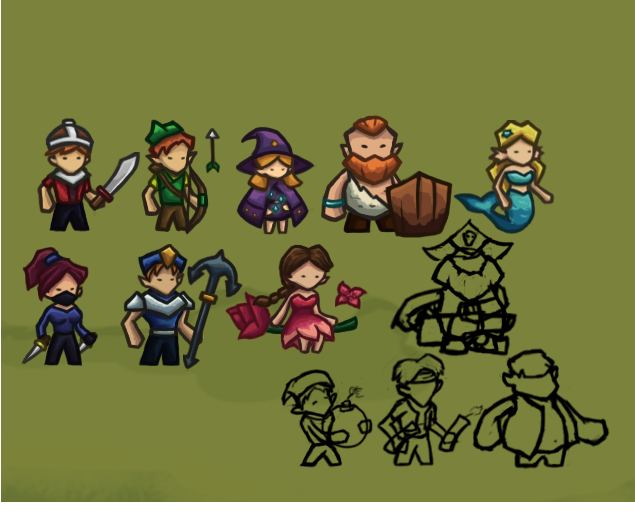
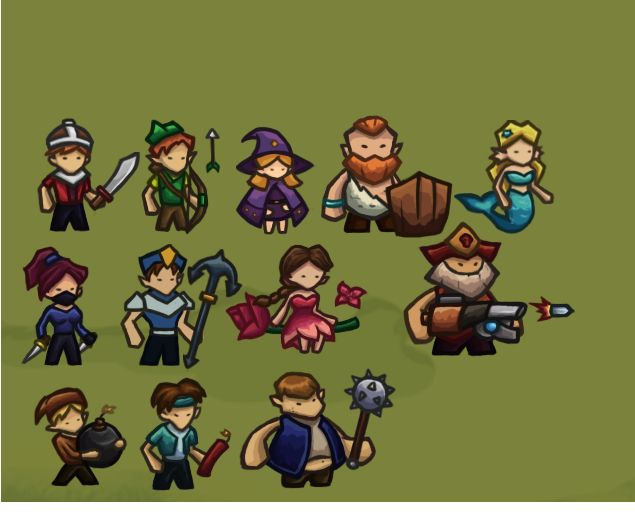
The second 635 x 512 image is a revision of the first. Changes to its layers:
removed layer "Layer 133" from group "Group 57" over [left=420, top=244, right=508, bottom=358]
added group "Group 63" with 4 layers in group "unit_captain" over [left=403, top=220, right=525, bottom=358]
added layer "Layer 165" in group "Group 63" over [left=403, top=220, right=525, bottom=357]
added layer "Layer 166" (25%) in group "Group 63" over [left=415, top=238, right=523, bottom=358]
added layer "Layer 168" in group "Group 63" over [left=411, top=225, right=522, bottom=355]
added layer "Layer 164" in group "Group 63" over [left=405, top=222, right=523, bottom=356]
added group "unit_stupid" with 11 layers above "unit_bomb" over [left=239, top=367, right=397, bottom=489]
moved "Group 56" into group "unit_stupid" over [left=239, top=347, right=610, bottom=489]
removed layer "Layer 124" from group "Group 56" over [left=499, top=347, right=581, bottom=470]
added layer "Layer 152" in group "Group 56" over [left=239, top=371, right=378, bottom=489]
added layer "Layer 153" (25%) in group "Group 56" over [left=257, top=373, right=376, bottom=485]
added layer "Layer 154" in group "Group 56" over [left=246, top=373, right=375, bottom=486]
added layer "Layer 141" in group "Group 56" over [left=244, top=372, right=374, bottom=488]
added layer "Layer 160" in group "unit_bomb" over [left=33, top=387, right=128, bottom=487]
added layer "Layer 144" in group "unit_bomb" over [left=34, top=388, right=127, bottom=487]
removed group "Group 54" (4 layers) from group "Group 53" over [left=377, top=350, right=461, bottom=467]
painted on "Layer 105" over [left=225, top=256, right=361, bottom=354]
painted on "Layer 102" over [left=239, top=256, right=358, bottom=340]
painted on "Layer 55" over [left=458, top=122, right=552, bottom=220]
hid "Background" over [left=24, top=122, right=610, bottom=491]
…and 68 more changes (28 added, 20 painted, 16 removed, 4 visibility)
